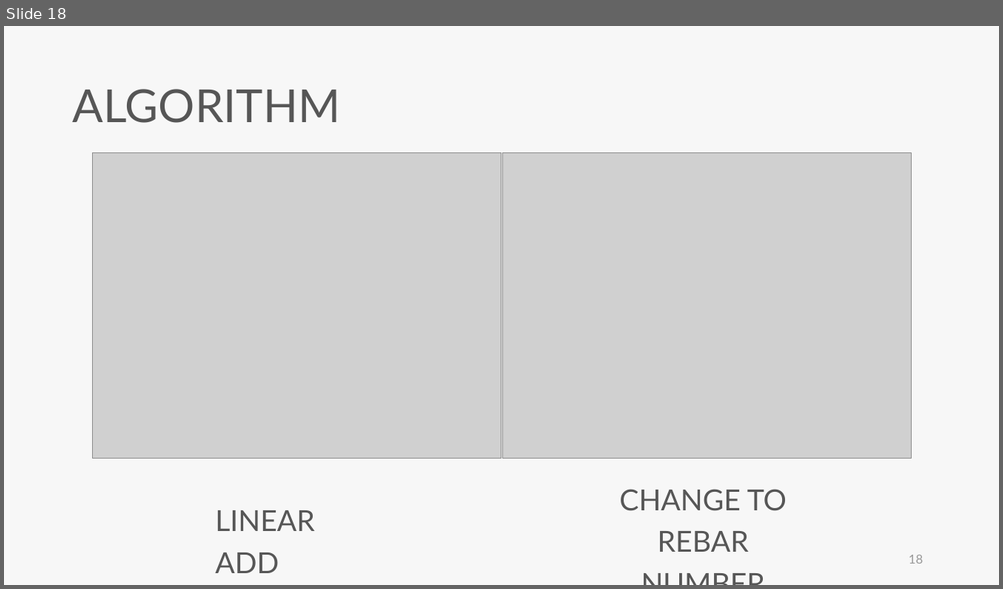
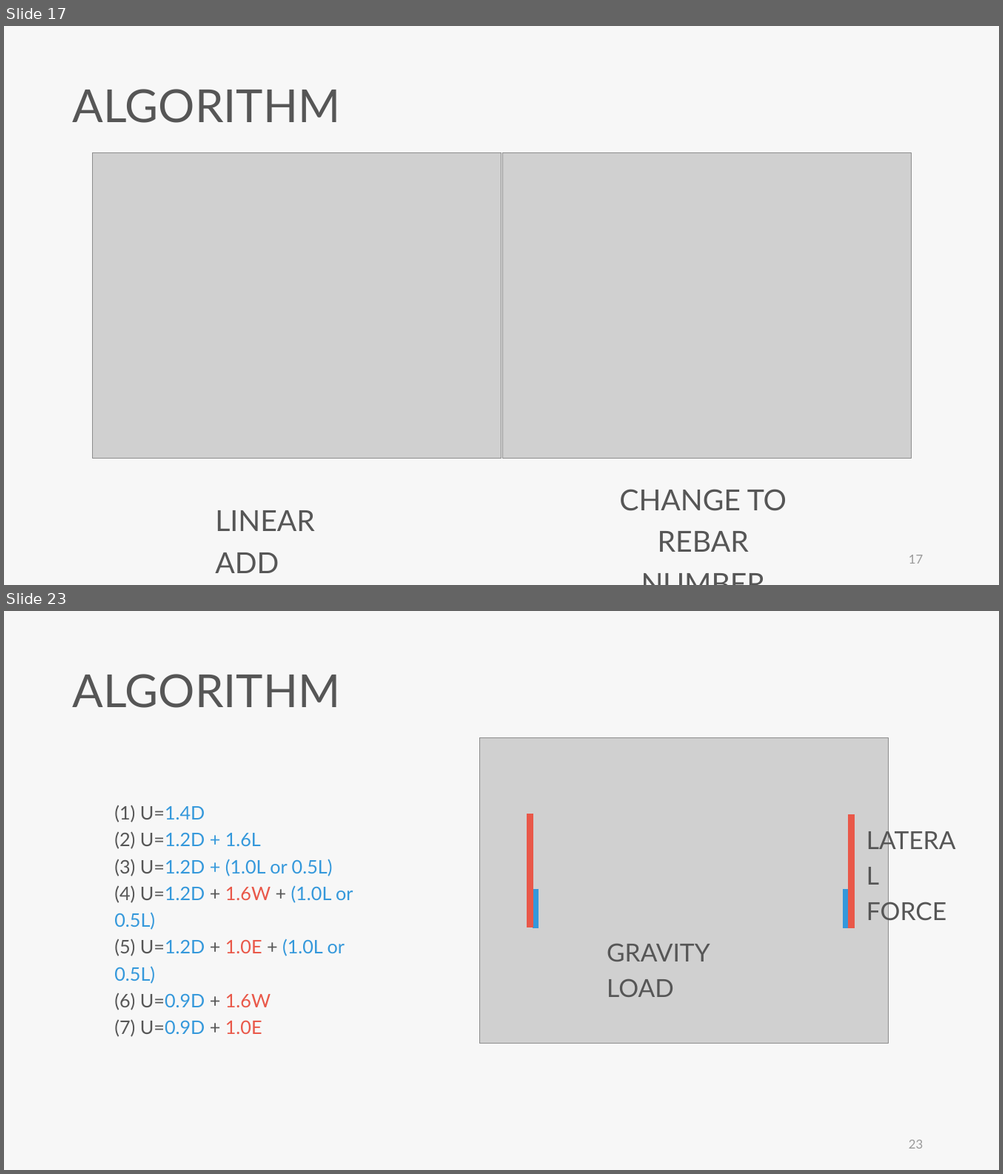
Before and after one commit to skyran1278/VbaProject, a slide deck: 20180126_SmartSplice/20180920_Meeting/20180920 Meeting.pptx. Shown one above the other, each under a label of ours: slide 18 before the commit, slides 17 and 23 after it; the slides between them are not shown. The pictures are 1003x589 and 1003x1174 pixels, drawn with LibreOffice and Linux fonts; fonts in the diff are those of the drawing; grey boxes stand for pictures. Boxes give left, top, right and bottom in pixels: in the first picture for what was removed or moved away, otherwise in the second. Text is boxed around its words. In the diff, an @@ line names an element or a change of style, - is before the commit and + after.

```diff
--- a/20180126_SmartSplice/20180920_Meeting/20180920 Meeting.pptx
+++ b/20180126_SmartSplice/20180920_Meeting/20180920 Meeting.pptx
@@ slide 23 added at <box>4,611,999,1170</box>, background #F7F7F7 @@
@@ text added at <box>73,674,341,708</box>, 44 pt, text #565656 @@
+ALGORITHM
@@ text added at <box>114,805,353,1037</box>, 18 pt, text #3498DB @@
+(1) U=1.4D
+(2) U=1.2D + 1.6L
+(3) U=1.2D + (1.0L or 0.5L)
+(4) U=1.2D + 1.6W + (1.0L or 0.5L)
+(5) U=1.2D + 1.0E + (1.0L or 0.5L)
+(6) U=0.9D + 1.6W
+(7) U=0.9D + 1.0E
@@ group added at <box>479,738,888,1044</box>: 4 lines, 1 picture @@
@@ text added at <box>866,900,946,925</box>, 24 pt, text #565656 @@
+LATERAL
+FORCE
@@ text added at <box>606,944,710,997</box>, 24 pt, text #565656 @@
+GRAVITY LOAD
@@ page number added at <box>908,1140,922,1149</box>, 12 pt, text #9A9A9A @@
+23
@@ what was slide 18 is now slide 17 @@
@@ page number at <box>908,555,922,564</box>: text changed @@
-18
+17
```
Also in this commit, not shown: 11 slides changed, 11 other slides added, 2 slides removed, 6 other files.
